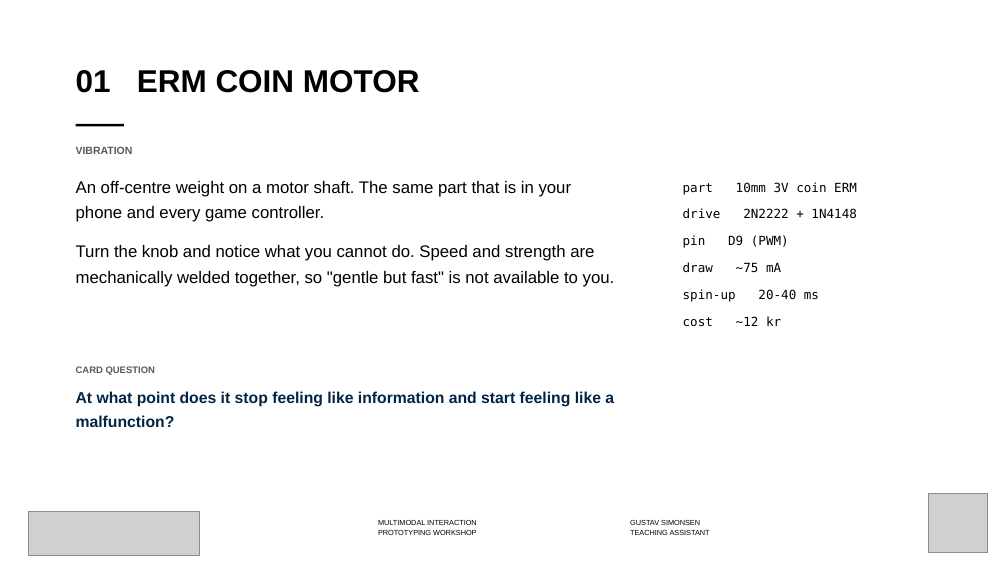
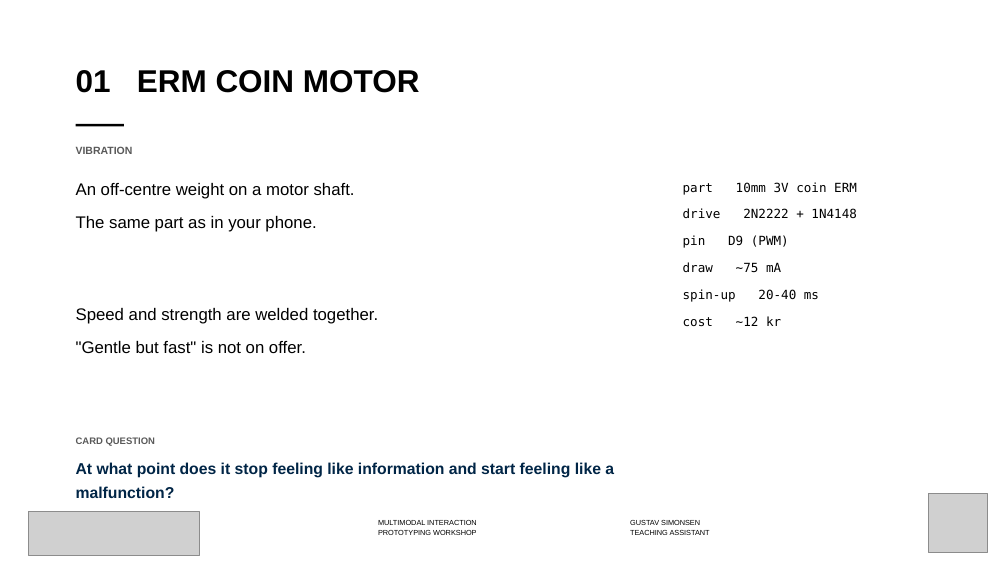
Before and after one commit to labtools-au/multimodal-actuator-workshop, a slide deck: slide 6 of docs/multimodal-actuator-workshop.pptx. Drawn at 1008x567 pixels with LibreOffice and Linux fonts; fonts in the diff are those of the drawing; grey boxes stand for pictures; background and template pictures are left out. Boxes give left, top, right and bottom in pixels: in the first picture for what was removed or moved away, otherwise in the second. Text is boxed around its words. In the diff, an @@ line names an element or a change of style, - is before the commit and + after.

```diff
--- a/docs/multimodal-actuator-workshop.pptx
+++ b/docs/multimodal-actuator-workshop.pptx
@@ text at (76, 183, 378, 353): text changed @@
-An off-centre weight on a motor shaft. The same part that is in your phone and every game controller.
-Turn the knob and notice what you cannot do. Speed and strength are mechanically welded together, so "gentle but fast" is not available to you.
+An off-centre weight on a motor shaft.
+The same part as in your phone.
+Speed and strength are welded together.
+"Gentle but fast" is not on offer.
```
Also in this commit, not shown: 12 other slides changed, 4 other files.
